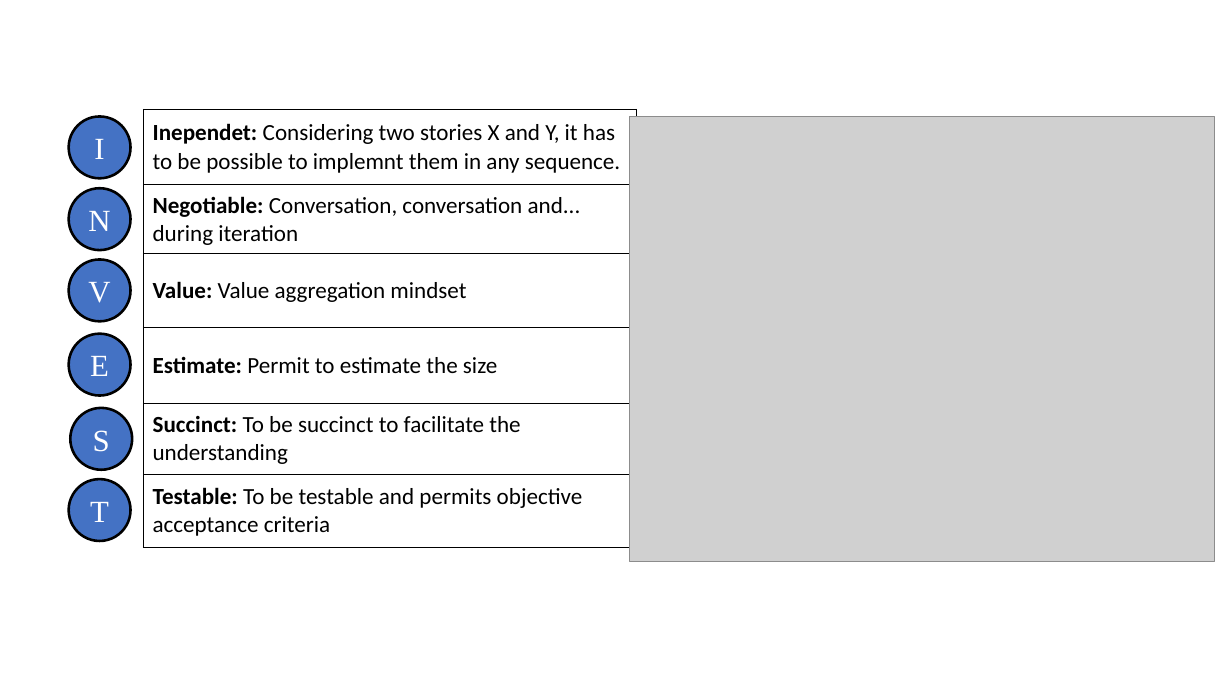
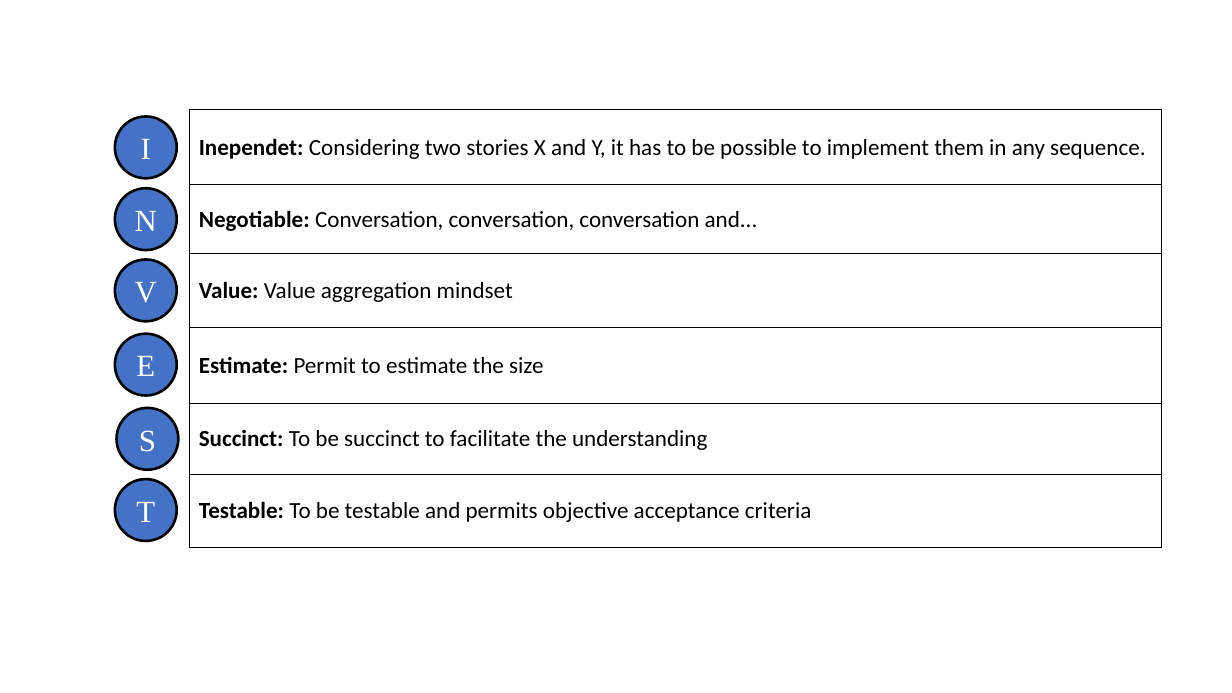
Before and after one commit to Avalcorp/ESG_VM, a slide deck: slide 1 of docs/FunctionalRequirements.pptx. Drawn at 1232x693 pixels with LibreOffice and Linux fonts; fonts in the diff are those of the drawing; grey boxes stand for pictures. Boxes give left, top, right and bottom in pixels: in the first picture for what was removed or moved away, otherwise in the second. Text is boxed around its words. In the diff, an @@ line names an element or a change of style, - is before the commit and + after.

```diff
--- a/docs/FunctionalRequirements.pptx
+++ b/docs/FunctionalRequirements.pptx
@@ table at bbox=[100, 110, 1162, 548] @@
-row 1, column 2: Inependet: Considering two stories X and Y, it has to be possible to implemnt them in any sequence.
+row 1, column 2: Inependet: Considering two stories X and Y, it has to be possible to implement them in any sequence.
-row 2, column 2: Negotiable: Conversation, conversation and... during iteration
+row 2, column 2: Negotiable: Conversation, conversation, conversation and...
@@ fill none to #FFFFFF in 6 cells @@
@@ table: place and size @@
-table at bbox=[54, 110, 637, 548]
+table at bbox=[100, 110, 1162, 548]
@@ picture removed at bbox=[629, 116, 1214, 561] @@
@@ 6 ellipses: place and size @@
-6 ellipses at bbox=[68, 116, 132, 542]
+6 ellipses at bbox=[115, 116, 178, 542]
```
Also in this commit, not shown: 1 other slide changed, 1 slide added, 1 other file.
